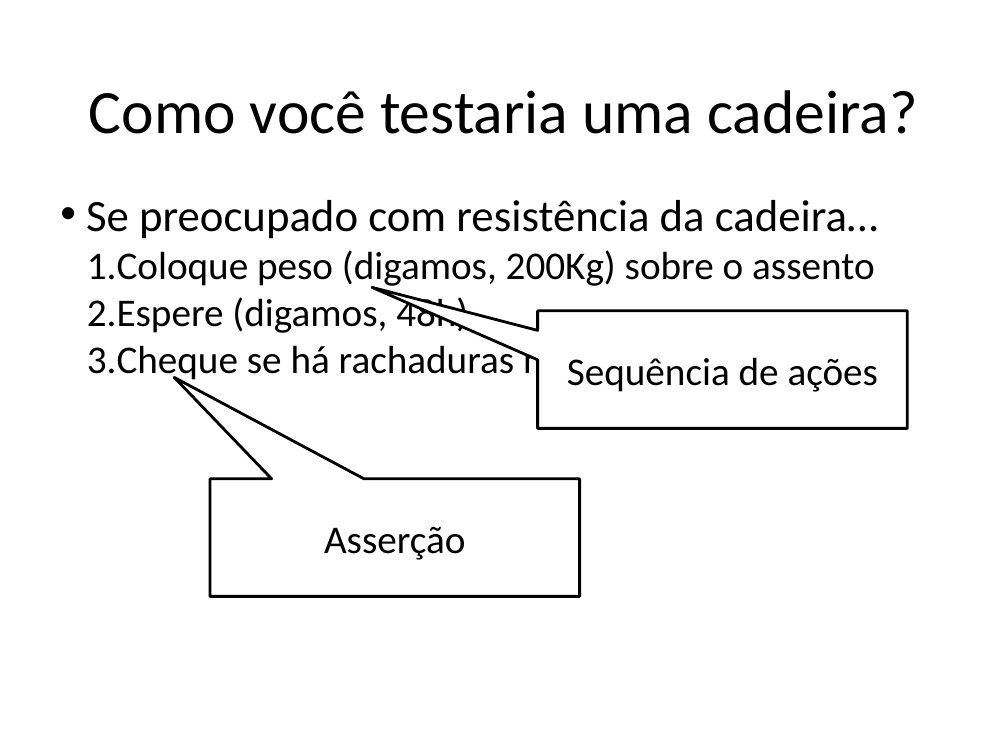
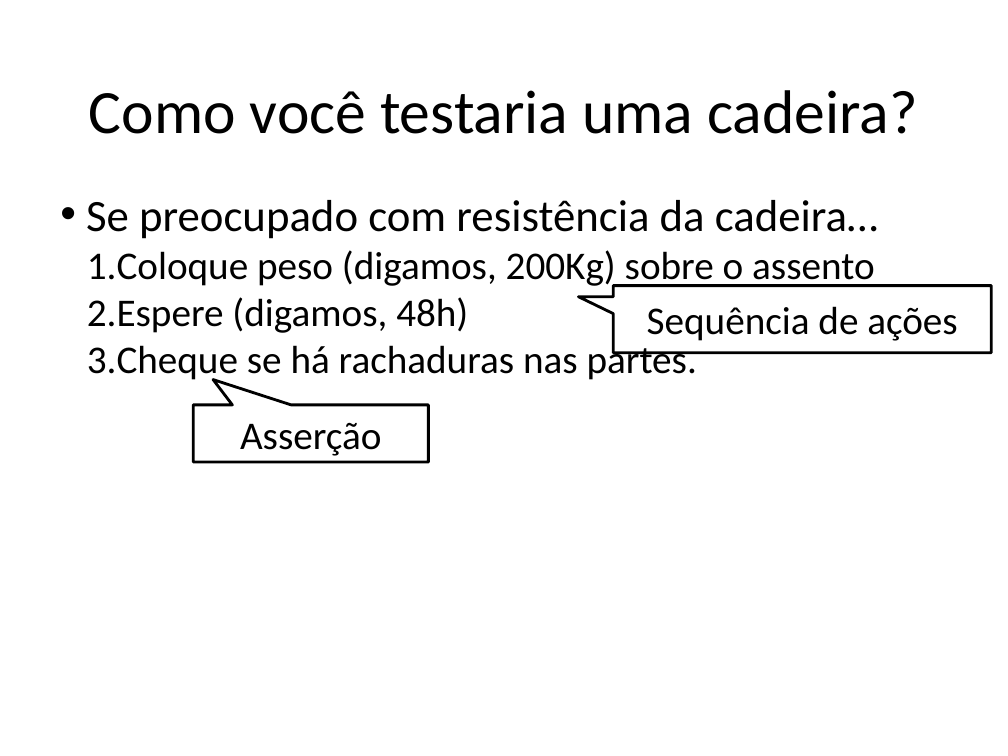
Before and after one commit to STAR-RG/testing-cin, a slide deck: slide 6 of slides.pptx (slide 7 before the commit). Drawn at 1008x756 pixels with LibreOffice and Linux fonts; fonts in the diff are those of the drawing. Boxes give left, top, right and bottom in pixels: in the first picture for what was removed or moved away, otherwise in the second. Text is boxed around its words. In the diff, an @@ line names an element or a change of style, - is before the commit and + after.

```diff
--- a/slides.pptx
+++ b/slides.pptx
@@ speech box "Sequência de ações": place and size @@
-speech box "Sequência de ações" at bbox=[537, 310, 907, 428]
+speech box "Sequência de ações" at bbox=[613, 285, 991, 353]
@@ speech box "Sequência de ações" at bbox=[613, 285, 991, 353]: proportions changed @@
@@ speech box "Asserção" at bbox=[194, 405, 428, 463]: proportions changed @@
@@ speech box "Asserção": place and size @@
-speech box "Asserção" at bbox=[210, 479, 580, 597]
+speech box "Asserção" at bbox=[194, 405, 428, 463]
```
Also in this commit, not shown: 8 other slides changed, 3 slides added, 3 slides removed.
